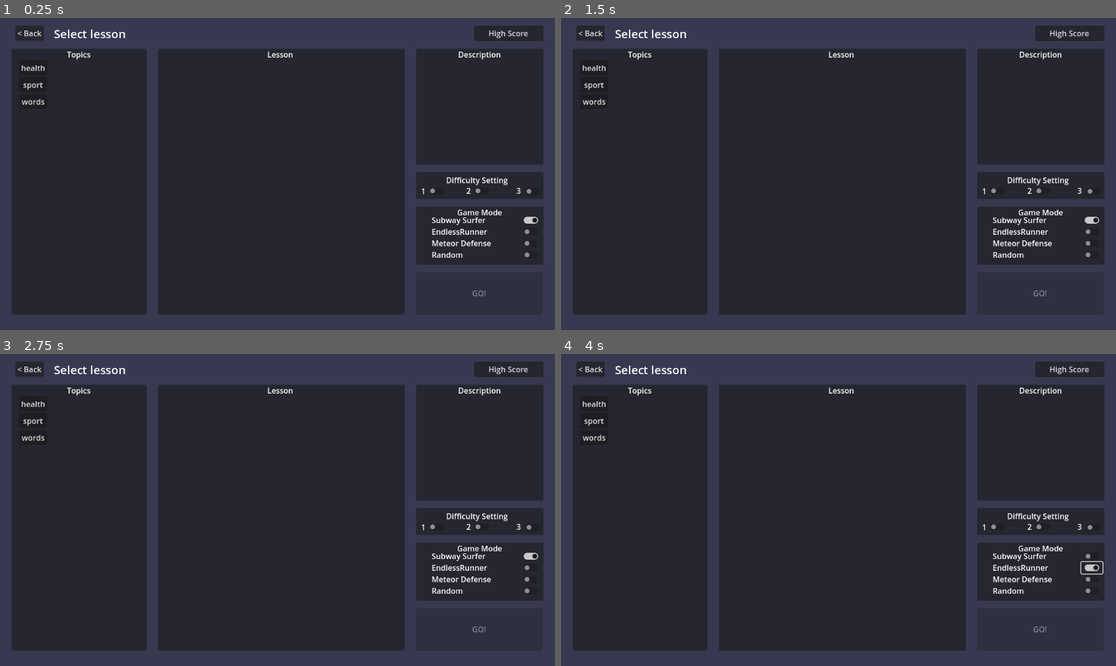
Above: before the commit, frames 1-4 (two rows, left to right).
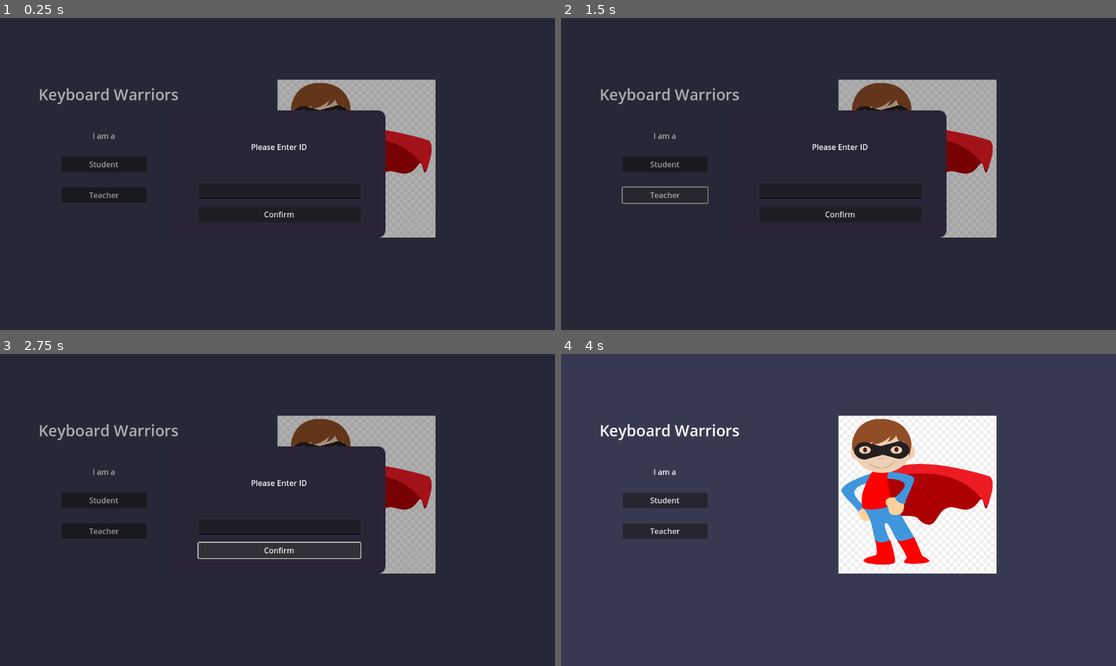
Above: after the commit, the same moments.

Repository: squidink7/SuperAF
Game: Godot game, scene res://scenes/main.tscn
Same seed, same stepped clock (60 frames per second), same inputs: the game is played once before the commit and once after it.
Inputs (mouse positions are in pixels of both pictures, inside the frame that each line leads up to):
- Up to frame 1 (0.25 s): no input
- Up to frame 2 (1.5 s): click (666, 164) at 0.5 s, where only the run after the commit has a clickable "Student"; click (666, 195) at 1.25 s, where only the run after the commit has a clickable "Teacher"
- Up to frame 3 (2.75 s): click (277, 550) at 2 s, where only the run after the commit has a clickable "Confirm"
- Up to frame 4 (4 s): click (838, 550) at 2.75 s, where only the run after the commit has a clickable "Confirm"; click (1093, 569) at 3.5 s, where only the run before the commit has a clickable "EndlessRunner"

The runs differ from the first frame. In frame 1, 29% of the frame differs, in the area x 0-100%, y 0-100%; in frame 2, 30%; in frame 3, 30%; in frame 4, 73%, in the area x 2-98%, y 2-96%.

Commit message:
Implement login screen functionality

Diff:
--- a/scenes/main.tscn
+++ b/scenes/main.tscn
@@ -1,8 +1,11 @@
-[gd_scene load_steps=3 format=3 uid="uid://d16p481blofqa"]
+[gd_scene load_steps=4 format=3 uid="uid://d16p481blofqa"]
 
 [ext_resource type="Script" uid="uid://cjj8d35hv7hki" path="res://scenes/main.gd" id="1_0wfyh"]
 [ext_resource type="PackedScene" uid="uid://cxgssobc54n4n" path="res://scenes/ui/student/student_page.tscn" id="2_sugp2"]
+[ext_resource type="PackedScene" uid="uid://b56n5pjnbnu3j" path="res://scenes/ui/admin/login.tscn" id="3_sugp2"]
 
 [node name="Main" type="Node"]
 script = ExtResource("1_0wfyh")
 default_scene = ExtResource("2_sugp2")
+
+[node name="Login" parent="." instance=ExtResource("3_sugp2")]
--- /dev/null
+++ b/scenes/ui/admin/login.gd
@@ -0,0 +1,37 @@
+extends Control
+
+var mode := 'student'
+const TEACHER_PASSWORD := '1234'
+
+func student_button_pressed():
+	mode = 'student'
+	%IDPanel.show()
+
+func teacher_button_pressed() -> void:
+	mode = 'teacher'
+	%IDPanel.show()
+
+func login():
+	var id = %IDBox.text
+
+	# TODO: show nice error message
+	# Ensure student ID provided
+	if id.is_empty():
+		return
+
+	# Check teacher password
+	if mode == 'teacher' && id != TEACHER_PASSWORD:
+		return
+
+	var page = $'/root/Main'.load_scene('ui/' + mode + '/' + mode + '_page')
+
+	if mode == 'student':
+		page.setup(id)
+
+	$/root/Main.set_scene(page)
+
+
+func id_panel_input(event: InputEvent) -> void:
+	if event is InputEventMouseButton:
+		if event.button_index == MOUSE_BUTTON_LEFT && event.pressed:
+			%IDPanel.hide()
--- a/scenes/ui/admin/login.tscn
+++ b/scenes/ui/admin/login.tscn
@@ -1,5 +1,6 @@
-[gd_scene load_steps=3 format=3 uid="uid://b56n5pjnbnu3j"]
+[gd_scene load_steps=4 format=3 uid="uid://b56n5pjnbnu3j"]
 
+[ext_resource type="Script" uid="uid://dc7dg130ptott" path="res://scenes/ui/admin/login.gd" id="1_crl8a"]
 [ext_resource type="Texture2D" uid="uid://ittob6p8kt7y" path="res://assets/textures/hero.png" id="1_ec7l3"]
 
 [sub_resource type="StyleBoxFlat" id="StyleBoxFlat_pymad"]
@@ -16,6 +17,7 @@
 anchor_bottom = 1.0
 grow_horizontal = 2
 grow_vertical = 2
+script = ExtResource("1_crl8a")
 
 [node name="Label" type="Label" parent="."]
 layout_mode = 1
@@ -83,7 +85,17 @@
 expand_mode = 1
 stretch_mode = 4
 
-[node name="IDPanel" type="Panel" parent="."]
+[node name="IDPanel" type="ColorRect" parent="."]
+unique_name_in_owner = true
+layout_mode = 1
+anchors_preset = 15
+anchor_right = 1.0
+anchor_bottom = 1.0
+grow_horizontal = 2
+grow_vertical = 2
+color = Color(0, 0, 0, 0.313726)
+
+[node name="IDPanel" type="Panel" parent="IDPanel"]
 layout_mode = 1
 anchors_preset = 8
 anchor_left = 0.5
@@ -92,13 +104,14 @@
 anchor_bottom = 0.5
 offset_left = -224.0
 offset_top = -132.0
-offset_right = 216.0
+offset_right = 224.0
 offset_bottom = 132.0
 grow_horizontal = 2
 grow_vertical = 2
 theme_override_styles/panel = SubResource("StyleBoxFlat_pymad")
 
-[node name="LineEdit" type="LineEdit" parent="IDPanel"]
+[node name="IDBox" type="LineEdit" parent="IDPanel/IDPanel"]
+unique_name_in_owner = true
 layout_mode = 1
 anchors_preset = 8
 anchor_left = 0.5
@@ -112,7 +125,23 @@
 grow_horizontal = 2
 grow_vertical = 2
 
-[node name="Button" type="Button" parent="IDPanel"]
+[node name="Label" type="Label" parent="IDPanel/IDPanel"]
+layout_mode = 1
+anchors_preset = -1
+anchor_left = 0.5
+anchor_top = 0.5
+anchor_right = 0.5
+anchor_bottom = 0.5
+offset_left = -124.0
+offset_top = -68.0
+offset_right = 132.0
+offset_bottom = -28.0
+grow_horizontal = 2
+grow_vertical = 2
+text = "Please Enter ID"
+horizontal_alignment = 1
+
+[node name="Button" type="Button" parent="IDPanel/IDPanel"]
 layout_mode = 1
 anchors_preset = 8
 anchor_left = 0.5
@@ -127,18 +156,7 @@
 grow_vertical = 2
 text = "Confirm"
 
-[node name="Label" type="Label" parent="IDPanel"]
-layout_mode = 1
-anchors_preset = -1
-anchor_left = 0.5
-anchor_top = 0.5
-anchor_right = 0.5
-anchor_bottom = 0.5
-offset_left = -124.0
-offset_top = -68.0
-offset_right = 132.0
-offset_bottom = -28.0
-grow_horizontal = 2
-grow_vertical = 2
-text = "Please Enter ID"
-horizontal_alignment = 1
+[connection signal="pressed" from="StudentButton" to="." method="student_button_pressed"]
+[connection signal="pressed" from="TeacherButton" to="." method="teacher_button_pressed"]
+[connection signal="gui_input" from="IDPanel" to="." method="id_panel_input"]
+[connection signal="pressed" from="IDPanel/IDPanel/Button" to="." method="login"]
--- a/scenes/ui/student/student_page.gd
+++ b/scenes/ui/student/student_page.gd
@@ -5,8 +5,13 @@
 var current_topic: String
 var current_lesson: String
 
-func _ready():
+var current_student_id := ''
+
+func setup(student_id: String):
 	var topics = Data.get_topics()
+
+	current_student_id = student_id
+	%StudentID.text = student_id
 
 	for topic in topics:
 		var b = Button.new()
@@ -60,14 +65,9 @@
 
 	return [game_mode, game_difficulty]
 
-
-
-
 func start_lesson():
 	var lesson_text = Data.get_lesson(current_topic, current_lesson)
 	var game_settings = get_lesson_settings()
-
-
 
 	var game = $/root/Main.load_scene('game/game')
 	$/root/Main.add_child(game)
--- a/scenes/ui/student/student_page.tscn
+++ b/scenes/ui/student/student_page.tscn
@@ -311,7 +311,7 @@
 offset_left = 984.0
 offset_top = 16.0
 offset_right = 1128.0
-offset_bottom = 48.0
+offset_bottom = 56.0
 text = "High Score"
 
 [node name="TopicLabel" type="Label" parent="."]
@@ -342,13 +342,14 @@
 horizontal_alignment = 1
 
 [node name="StudentID" type="Label" parent="."]
+unique_name_in_owner = true
 layout_mode = 1
 anchors_preset = 1
 anchor_left = 1.0
 anchor_right = 1.0
-offset_left = -288.0
-offset_top = 16.0
-offset_right = -40.0
+offset_left = -424.0
+offset_top = 16.0
+offset_right = -176.0
 offset_bottom = 56.0
 grow_horizontal = 0
 theme_override_font_sizes/font_size = 20
--- a/scenes/ui/teacher/teacher_page.gd
+++ b/scenes/ui/teacher/teacher_page.gd
@@ -2,7 +2,7 @@
 
 var lesson_item = load('res://scenes/ui/teacher/lesson_item.tscn')
 
-func _ready():
+func setup():
 	var topics = Data.get_topics()
 
 	for topic in topics:
Not shown, added: scenes/ui/admin/login.gd.uid
